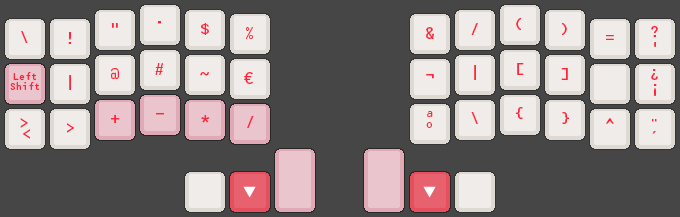
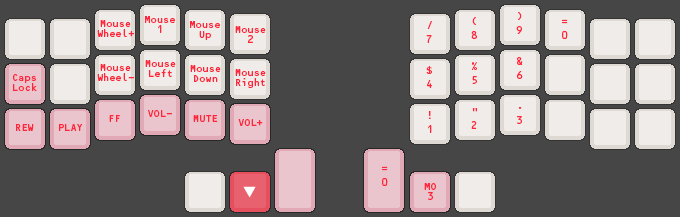
Layers edited between the first and the second 680 × 217 image:
hid group "layer3" (55 layers) over 4, 18, 658, 212
showed group "layer1" (61 layers) over 4, 12, 658, 212
